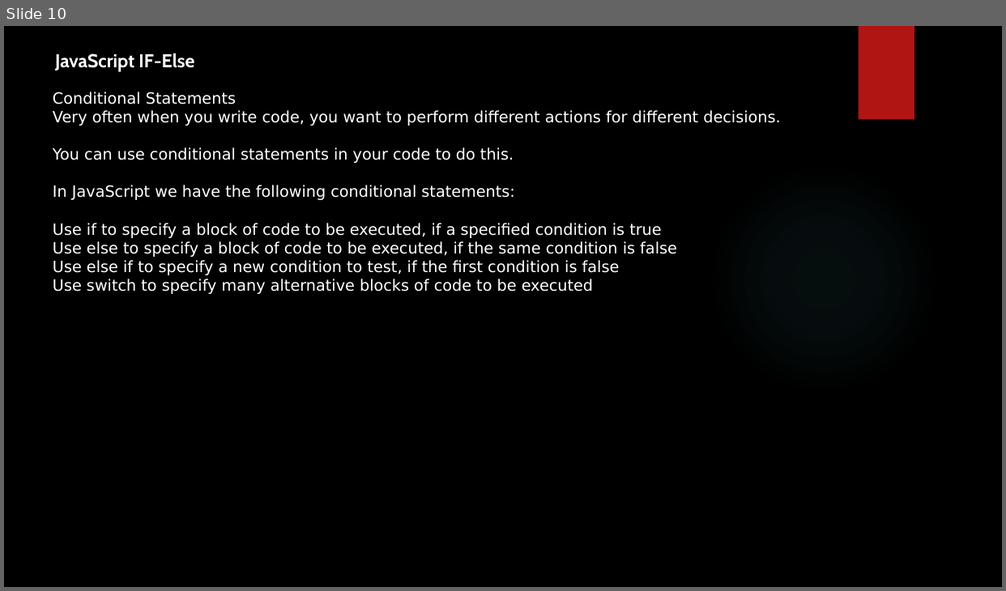
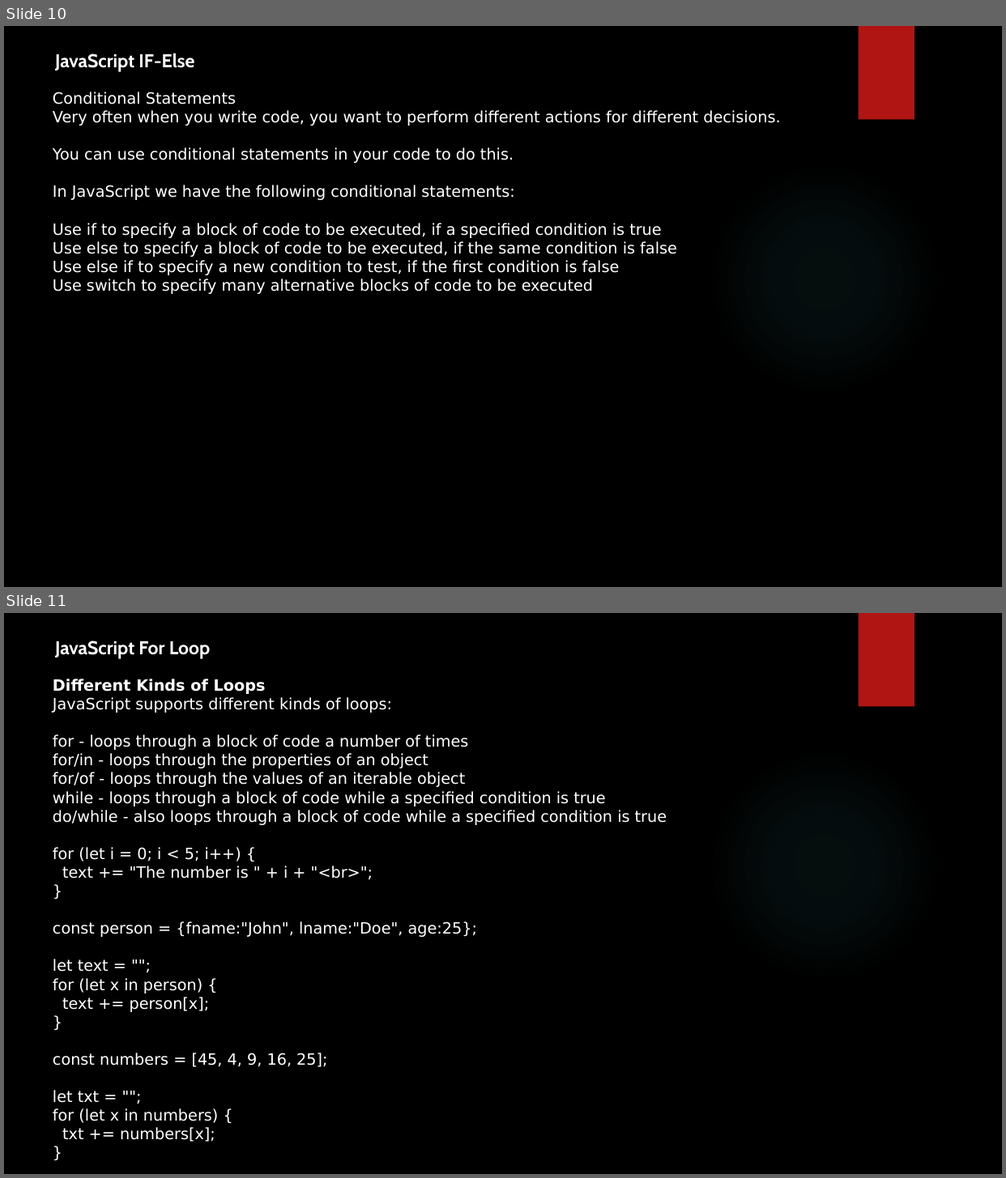
Before and after one commit to kaumarjya/React-Training, a slide deck: Javascript.pptx. Shown one above the other, each under a label of ours: slide 10 before the commit, slides 10 and 11 after it. The pictures are 1006x591 and 1006x1178 pixels, drawn with LibreOffice and Linux fonts; fonts in the diff are those of the drawing; background and template pictures are left out. Boxes give left, top, right and bottom in pixels: in the first picture for what was removed or moved away, otherwise in the second. Text is boxed around its words. In the diff, an @@ line names an element or a change of style, - is before the commit and + after.

```diff
--- a/Javascript.pptx
+++ b/Javascript.pptx
@@ slide 11 added at (x1=4, y1=613, x2=1002, y2=1174), background picture (left out); not listed: 2 template elements that a slide beside it also shows @@
@@ text added at (x1=55, y1=641, x2=211, y2=659), 18 pt, text #FFFFFF, bold @@
+JavaScript For Loop
@@ text added at (x1=53, y1=679, x2=667, y2=1142), 15 pt, text #FFFFFF @@
+Different Kinds of Loops
+JavaScript supports different kinds of loops:
+for - loops through a block of code a number of times
+for/in - loops through the properties of an object
+for/of - loops through the values of an iterable object
+while - loops through a block of code while a specified condition is true
+do/while - also loops through a block of code while a specified condition is true
+for (let i = 0; i < 5; i++) {
+text += "The number is " + i + "<br>";
+}
+const person = {fname:"John", lname:"Doe", age:25};
+let text = "";
+for (let x in person) {
+text += person[x];
+}
+const numbers = [45, 4, 9, 16, 25];
+let txt = "";
+for (let x in numbers) {
+txt += numbers[x];
+}
```
Also in this commit, not shown: 8 other slides added, 9 other files.
